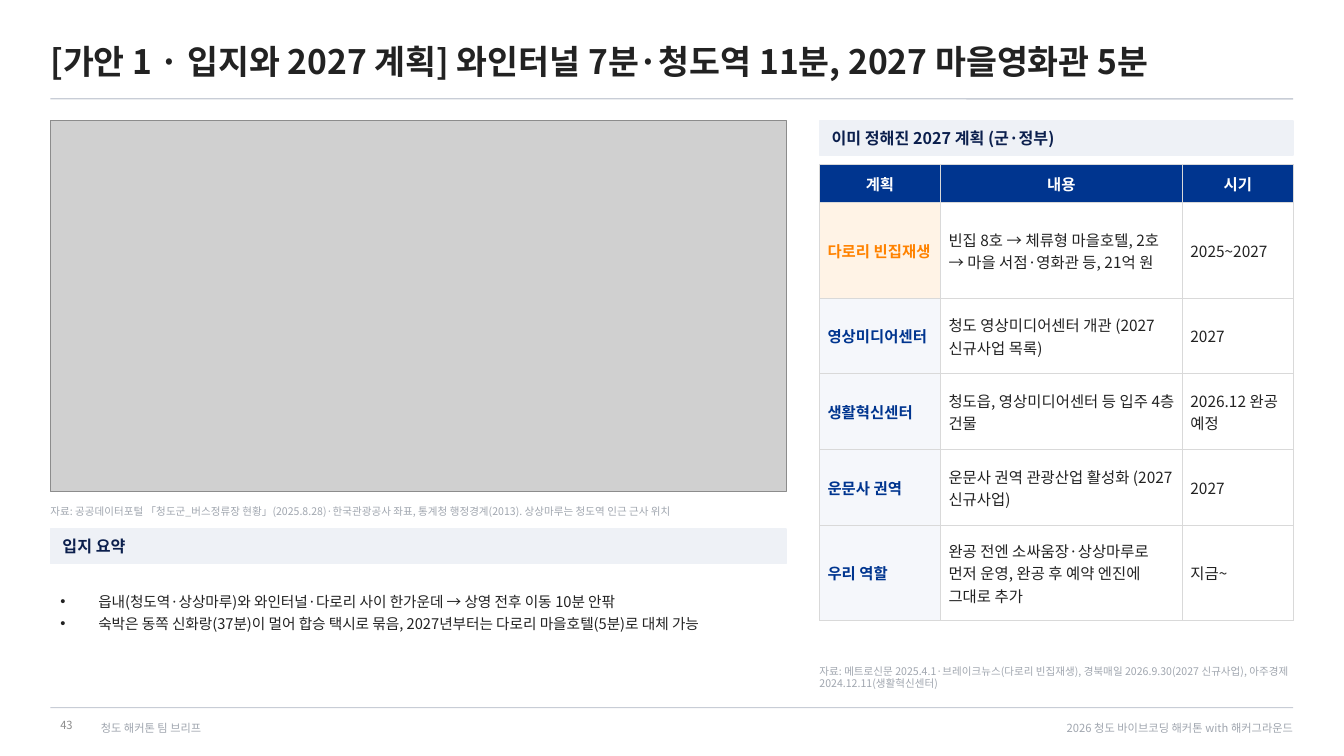
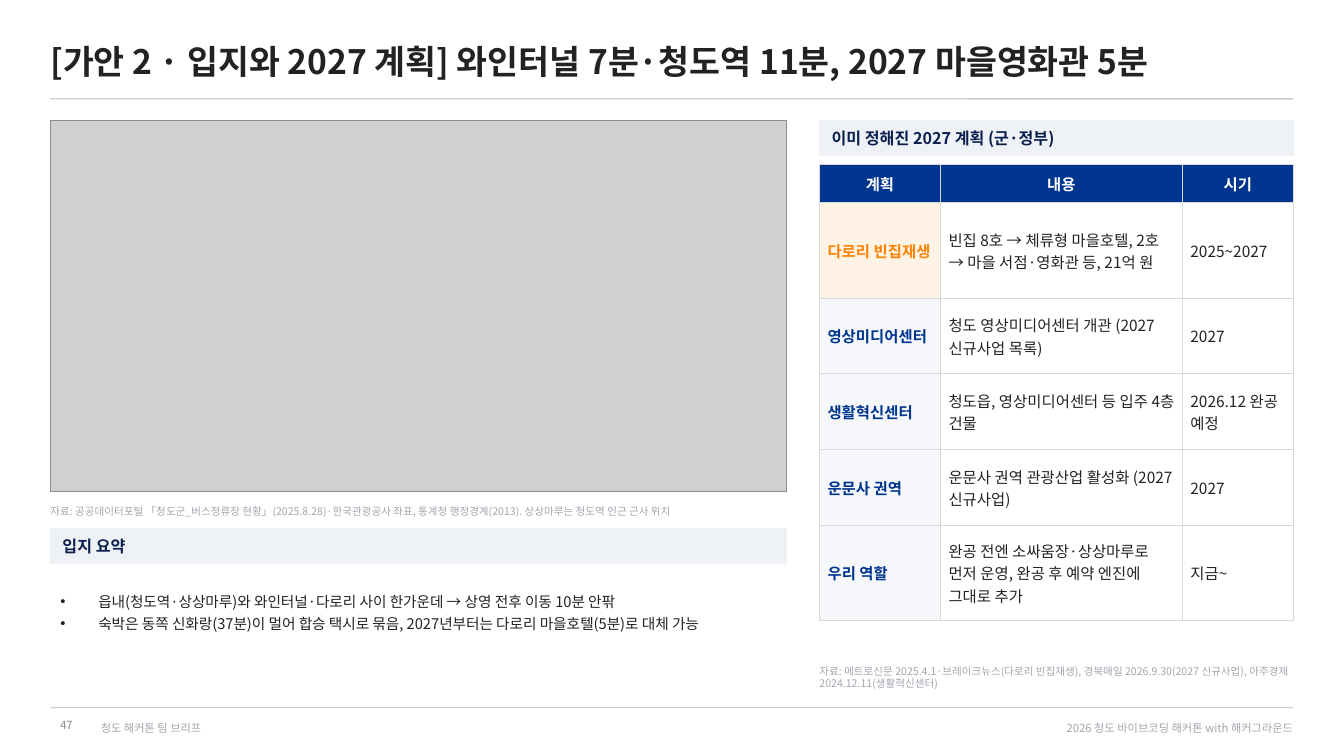
Before and after one commit to fordgril307-wq/Cheongdo_Hackathon, a slide deck: slide 47 of docs/team-brief/청도해커톤_팀브리프.pptx (slide 43 before the commit). Drawn at 1344x756 pixels with LibreOffice and Linux fonts; fonts in the diff are those of the drawing; grey boxes stand for pictures. Boxes give left, top, right and bottom in pixels: in the first picture for what was removed or moved away, otherwise in the second. Text is boxed around its words. In the diff, an @@ line names an element or a change of style, - is before the commit and + after.

```diff
--- a/docs/team-brief/청도해커톤_팀브리프.pptx
+++ b/docs/team-brief/청도해커톤_팀브리프.pptx
@@ title at (x1=50, y1=45, x2=1148, y2=81): text changed @@
-[가안 1 · 입지와 2027 계획] 와인터널 7분·청도역 11분, 2027 마을영화관 5분
+[가안 2 · 입지와 2027 계획] 와인터널 7분·청도역 11분, 2027 마을영화관 5분
@@ page number at (x1=60, y1=721, x2=72, y2=729): text changed @@
-43
+47
```
Also in this commit, not shown: 20 other slides changed, 4 slides added, 3 other files.
